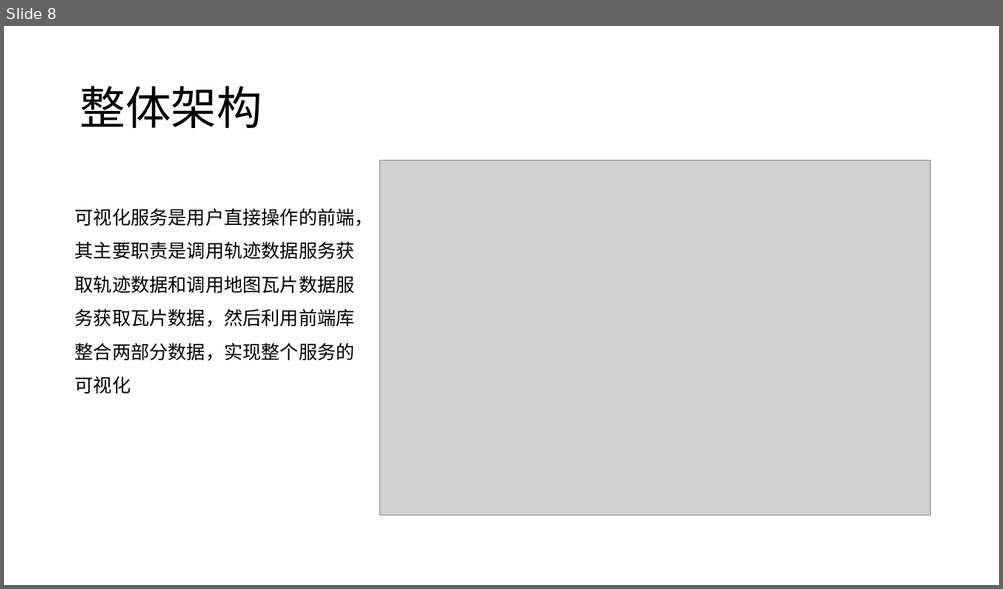
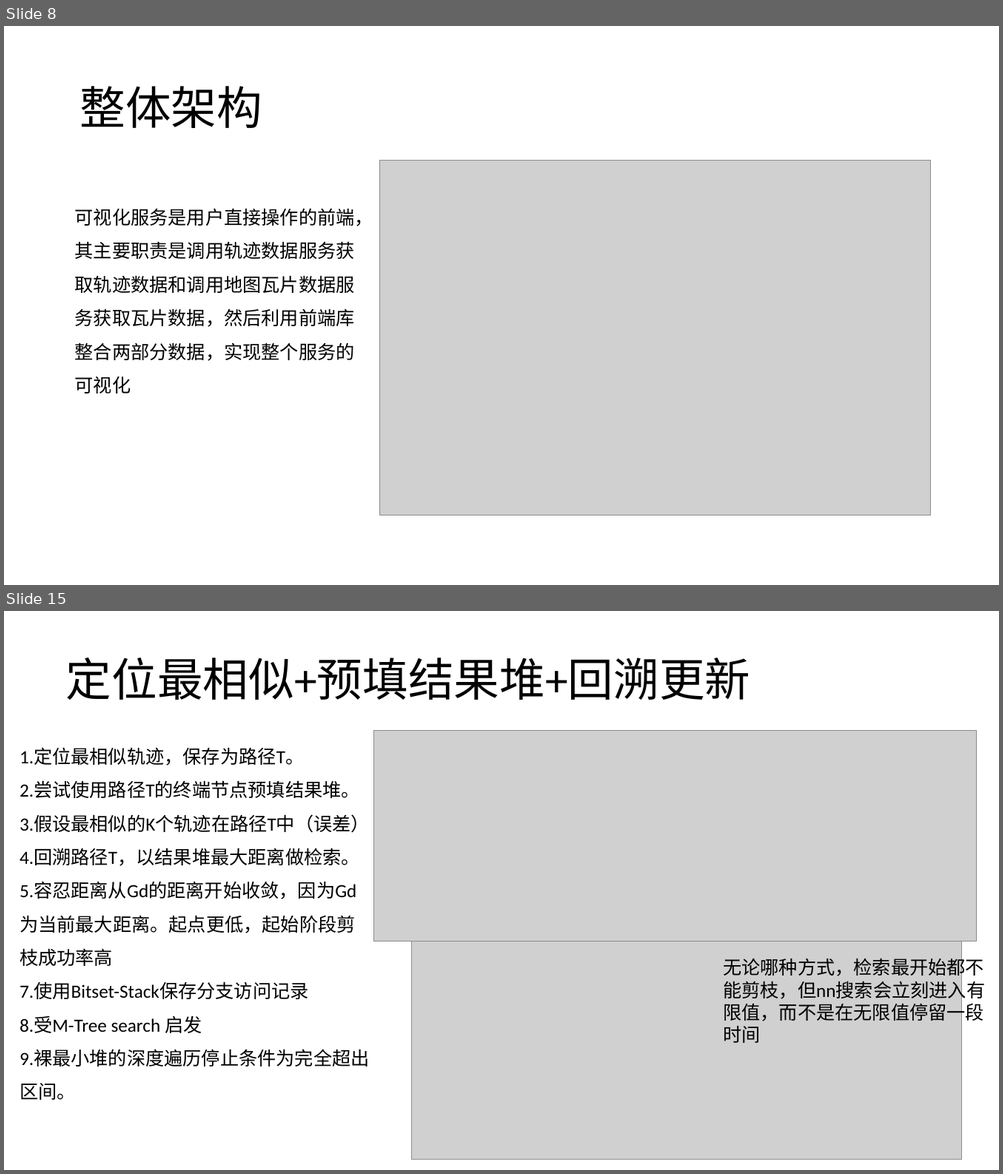
Before and after one commit to hc2013/graduate-article-latex, a slide deck: 地理轨迹相似性分析服务的设计和.pptx. Shown one above the other, each under a label of ours: slide 8 before the commit, slides 8 and 15 after it; the slides between them are not shown. The pictures are 1003x589 and 1003x1174 pixels, drawn with LibreOffice and Linux fonts; fonts in the diff are those of the drawing; grey boxes stand for pictures. Boxes give left, top, right and bottom in pixels: in the first picture for what was removed or moved away, otherwise in the second. Text is boxed around its words. In the diff, an @@ line names an element or a change of style, - is before the commit and + after.

```diff
--- a/地理轨迹相似性分析服务的设计和.pptx
+++ b/地理轨迹相似性分析服务的设计和.pptx
@@ slide 15 added at <box>4,611,999,1170</box>, background #FFFFFF @@
@@ title added at <box>66,658,750,700</box>, 44 pt, text #000000 @@
+定位最相似+预填结果堆+回溯更新
@@ picture added at <box>374,730,977,942</box> @@
@@ text added at <box>20,748,370,1100</box>, 18 pt, text #000000 @@
+1.定位最相似轨迹，保存为路径T。
+2.尝试使用路径T的终端节点预填结果堆。
+3.假设最相似的K个轨迹在路径T中（误差）
+4.回溯路径T，以结果堆最大距离做检索。
+5.容忍距离从Gd的距离开始收敛，因为Gd为当前最大距离。起点更低，起始阶段剪枝成功率高
+7.使用Bitset-Stack保存分支访问记录
+8.受M-Tree search 启发
+9.裸最小堆的深度遍历停止条件为完全超出区间。
@@ picture added at <box>412,942,962,1160</box> @@
@@ text added at <box>723,956,984,1043</box>, 18 pt, text #000000 @@
+无论哪种方式，检索最开始都不能剪枝，但nn搜索会立刻进入有限值，而不是在无限值停留一段时间
```
Also in this commit, not shown: 1 slide changed, 16 other slides added, 42 other files.
